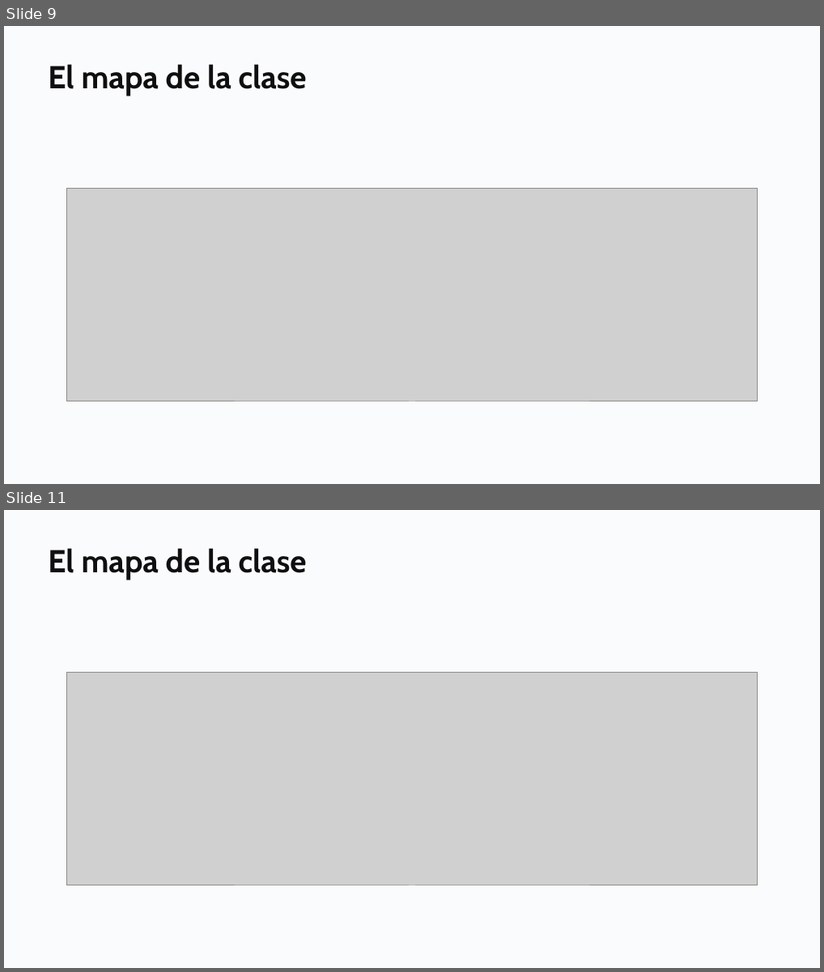
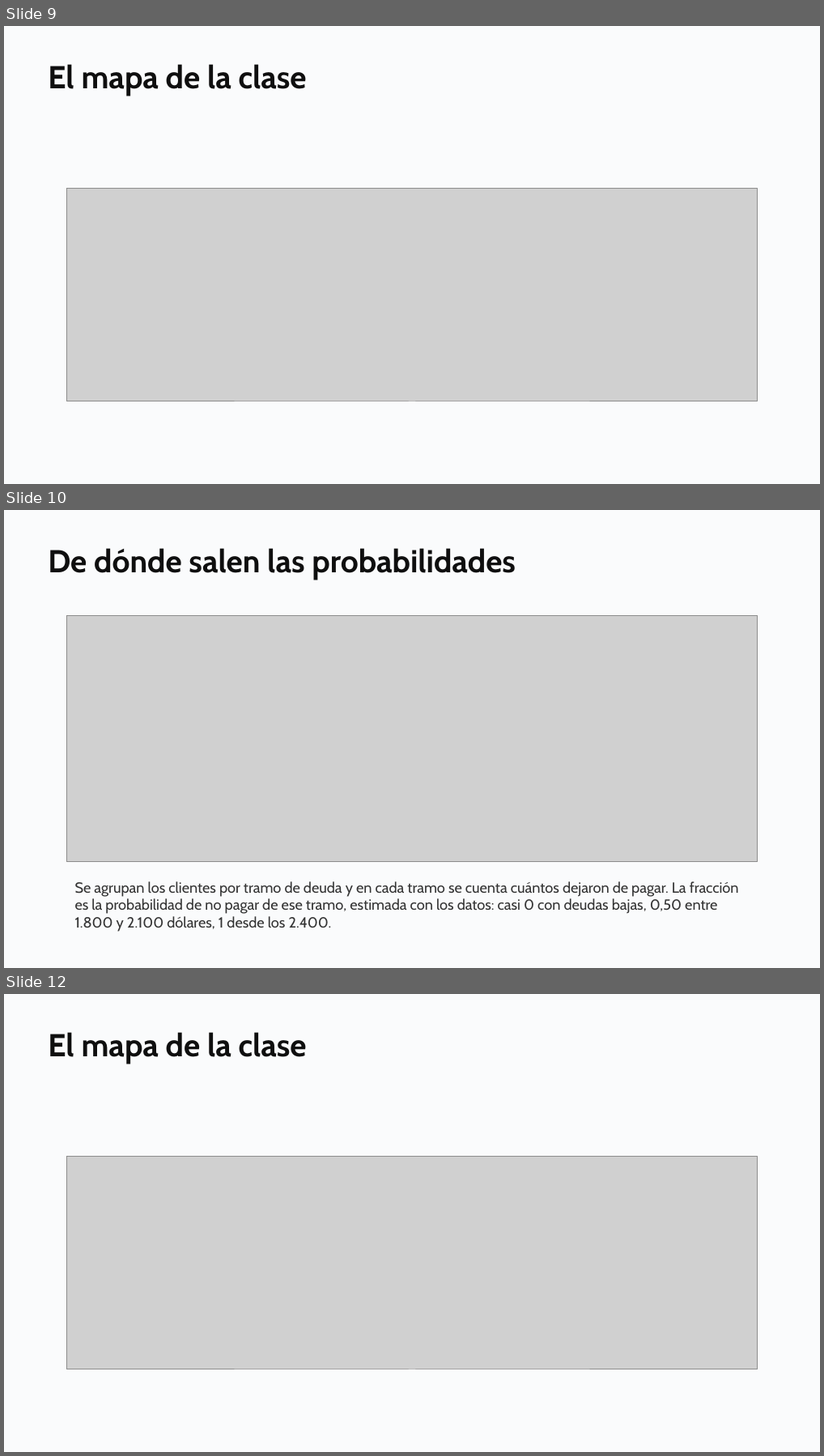
Before and after one commit to daniopitz/diplomado-cdd, a slide deck: presentaciones/clase06_regresion_logistica.pptx. Shown one above the other, each under a label of ours: slides 9 and 11 before the commit, slides 9, 10 and 12 after it; the slides between them are not shown. The pictures are 824x972 and 824x1456 pixels, drawn with LibreOffice and Linux fonts; fonts in the diff are those of the drawing; grey boxes stand for pictures. Boxes give left, top, right and bottom in pixels: in the first picture for what was removed or moved away, otherwise in the second. Text is boxed around its words. In the diff, an @@ line names an element or a change of style, - is before the commit and + after.

```diff
--- a/presentaciones/clase06_regresion_logistica.pptx
+++ b/presentaciones/clase06_regresion_logistica.pptx
@@ slide 10 added at bbox=[4, 510, 820, 968], background #FFFFFF @@
@@ rectangle added at bbox=[4, 510, 820, 968], fill #FAFBFC @@
@@ text added at bbox=[48, 548, 516, 580], 28 pt, text #0F0F0F, bold @@
+De dónde salen las probabilidades
@@ picture added at bbox=[66, 615, 757, 862] @@
@@ text added at bbox=[75, 882, 739, 932], 13 pt, text #333333 @@
+Se agrupan los clientes por tramo de deuda y en cada tramo se cuenta cuántos dejaron de pagar. La fracción es la probabilidad de no pagar de ese tramo, estimada con los datos: casi 0 con deudas bajas, 0,50 entre 1.800 y 2.100 dólares, 1 desde los 2.400.
@@ what was slide 11 is now slide 12 @@
```
Also in this commit, not shown: 1 slide changed, 5 other files.
